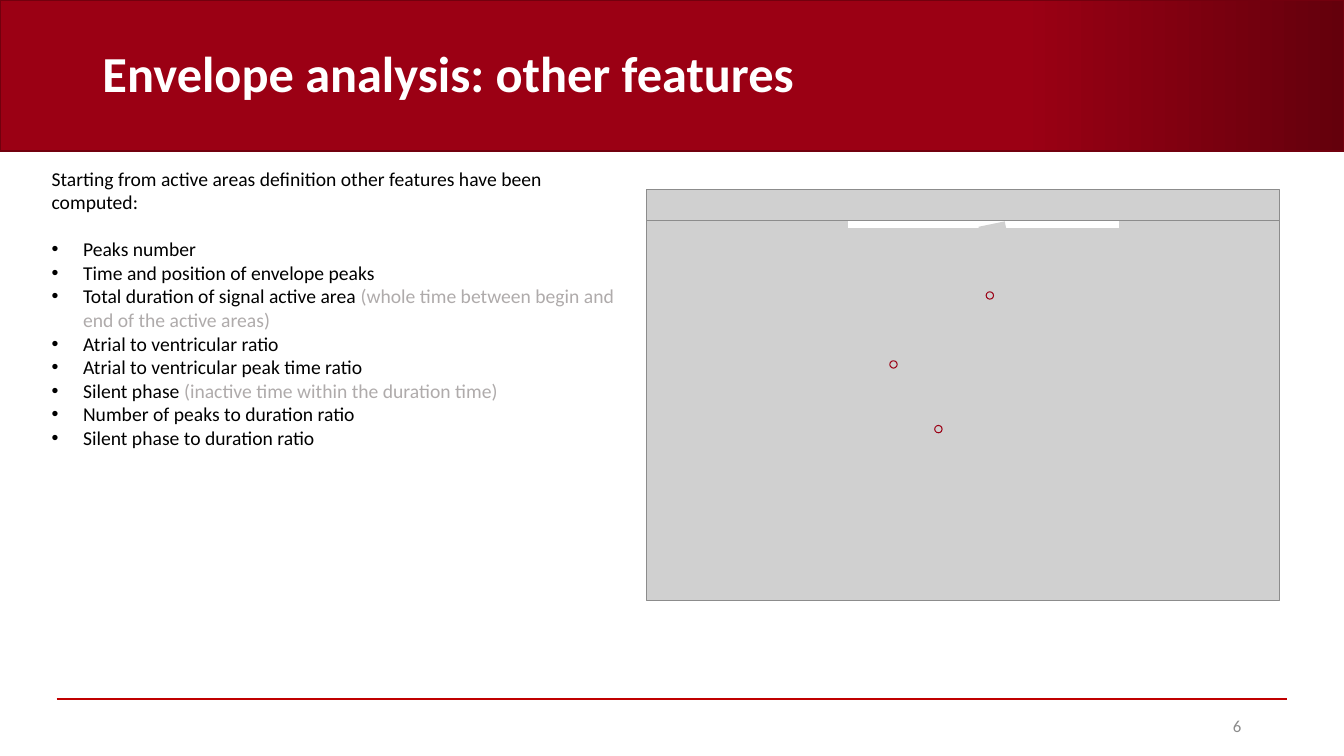
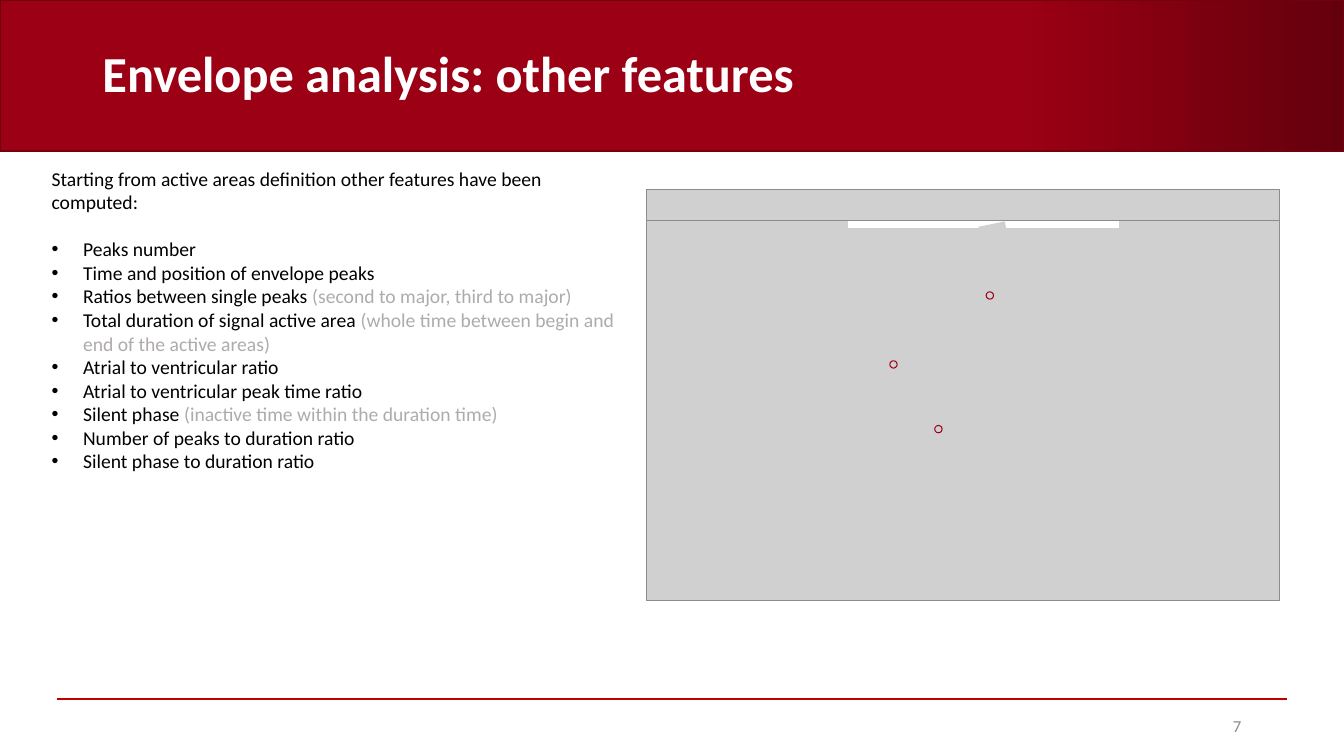
Before and after one commit to AndreaCorrado00/Tesi_magistrale_Corrado_Andrea, a slide deck: slide 7 of Documentation/9. Features and classification results V2.pptx (slide 6 before the commit). Drawn at 1344x756 pixels with LibreOffice and Linux fonts; fonts in the diff are those of the drawing; grey boxes stand for pictures; background and template pictures are left out. Boxes give left, top, right and bottom in pixels: in the first picture for what was removed or moved away, otherwise in the second. Text is boxed around its words. In the diff, an @@ line names an element or a change of style, - is before the commit and + after.

```diff
--- a/Documentation/9. Features and classification results V2.pptx
+++ b/Documentation/9. Features and classification results V2.pptx
@@ text at box(83, 289, 572, 307): paragraph added @@
+• Ratios between single peaks (second to major, third to major)
@@ page number at box(1233, 721, 1241, 732): text changed @@
-6
+7
```
Also in this commit, not shown: 2 other slides changed, 19 slides added, 1 other file.
